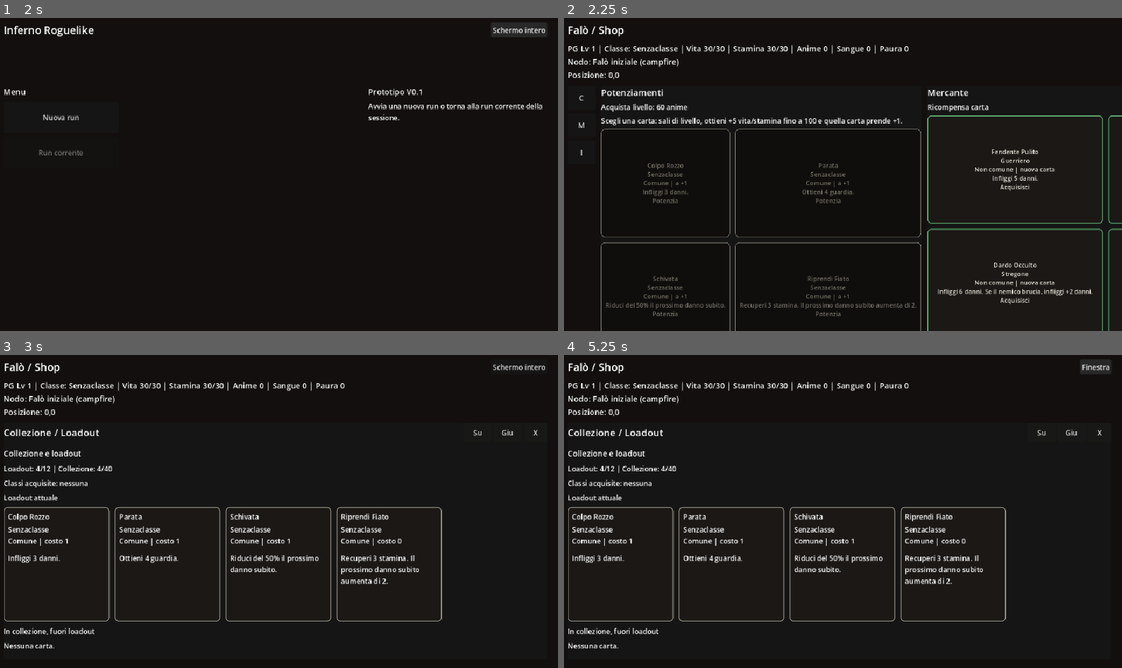
Above: before the commit, frames 1-4 (two rows, left to right).
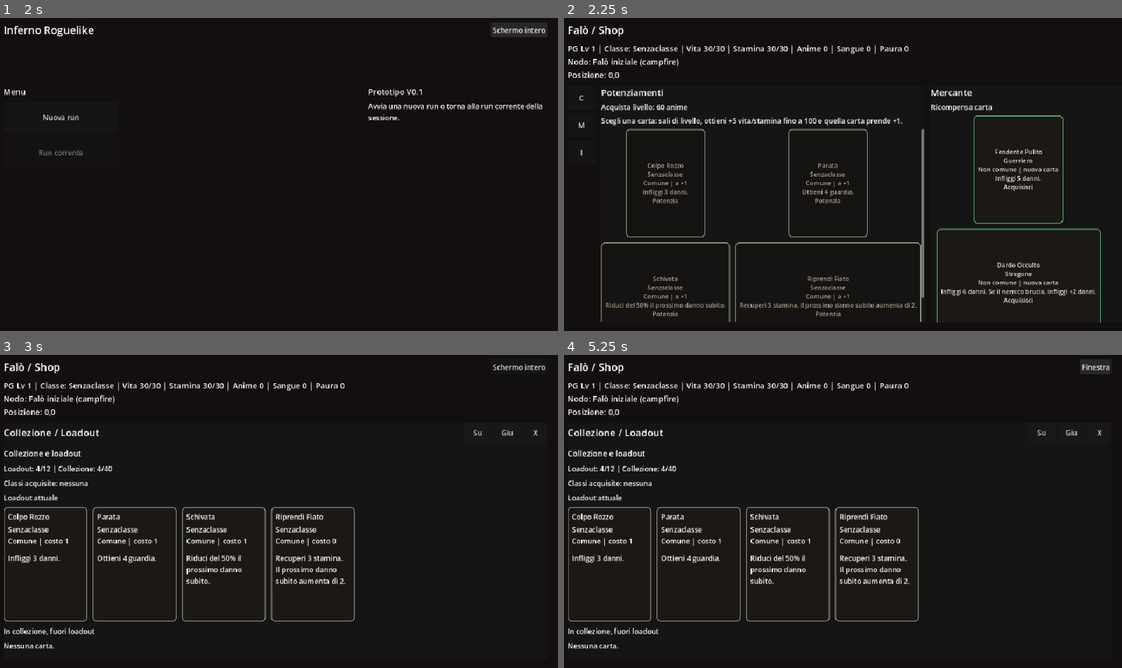
Above: after the commit, the same moments.

Repository: Chivas1504/Gioco
Game: Godot game, scene res://scenes/main.tscn
The game is run twice, just before and just after one commit, with the same random seed, the same clock (stepped at 60 frames per second) and the same inputs.
Inputs:
- Up to frame 1 (2 s): click "Schermo intero" at 0.5 s; click "Finestra" at 1.25 s
- Up to frame 2 (2.25 s): click "Nuova run" at 2 s
- Up to frame 3 (3 s): click "C" at 2.75 s
- Up to frame 4 (5.25 s): click "Su" at 3.5 s; click "Giu" at 4.25 s; click "Schermo intero" at 5 s

Frame 1 is identical in both runs. In frame 2, 4.7% of the frame differs, in the area x 6-100%, y 22-100%; in frame 3, 4.1%; in frame 4, 4.1%.

Commit message:
Fix shop card sizing

Diff:
--- a/scripts/main.gd
+++ b/scripts/main.gd
@@ -367,6 +367,7 @@
 		var button = Button.new()
 		var cost = combat_state.get_card_cost_for_current_intent(card_id)
 		button.custom_minimum_size = Vector2(190, 260)
+		button.size_flags_horizontal = Control.SIZE_SHRINK_CENTER
 		button.text = _get_card_display_text(card_id, "costo %d" % cost, "Gioca")
 		button.tooltip_text = "Classe: %s" % GameDatabase.get_class_name(card.get("class_id", CardRules.CLASS_NEUTRAL))
 		button.disabled = not combat_state.can_play_card(card_id)
@@ -554,7 +555,7 @@
 	var card = GameDatabase.get_card(card_id)
 	var panel = PanelContainer.new()
 	panel.custom_minimum_size = Vector2(190, 260)
-	panel.size_flags_horizontal = Control.SIZE_EXPAND_FILL
+	panel.size_flags_horizontal = Control.SIZE_SHRINK_CENTER
 	parent.add_child(panel)
 
 	var rarity = String(card.get("rarity", "")) if not card.is_empty() else ""
@@ -659,14 +660,15 @@
 
 func _apply_card_button_style(button: Button, card: Dictionary) -> void:
 	var rarity = String(card.get("rarity", "")) if not card.is_empty() else ""
+	button.size_flags_horizontal = Control.SIZE_SHRINK_CENTER
 	button.add_theme_stylebox_override("normal", _make_card_button_style(rarity, 0.105, 2))
 	button.add_theme_stylebox_override("hover", _make_card_button_style(rarity, 0.145, 3))
 	button.add_theme_stylebox_override("pressed", _make_card_button_style(rarity, 0.075, 3))
-	button.add_theme_stylebox_override("disabled", _make_card_button_style(rarity, 0.06, 1))
+	button.add_theme_stylebox_override("disabled", _make_card_button_style(rarity, 0.085, 2))
 	button.add_theme_color_override("font_color", Color(0.92, 0.90, 0.86))
 	button.add_theme_color_override("font_hover_color", Color(1.0, 0.96, 0.86))
 	button.add_theme_color_override("font_pressed_color", Color(0.86, 0.80, 0.70))
-	button.add_theme_color_override("font_disabled_color", Color(0.46, 0.44, 0.40))
+	button.add_theme_color_override("font_disabled_color", Color(0.68, 0.65, 0.58))
 	button.add_theme_font_size_override("font_size", 14)
 
 
@@ -769,17 +771,24 @@
 	level_hint.text = "Scegli una carta: sali di livello, ottieni +5 vita/stamina fino a 100 e quella carta prende +1."
 	content.add_child(level_hint)
 
+	var level_scroll = ScrollContainer.new()
+	level_scroll.size_flags_horizontal = Control.SIZE_EXPAND_FILL
+	level_scroll.size_flags_vertical = Control.SIZE_EXPAND_FILL
+	level_scroll.horizontal_scroll_mode = 0
+	content.add_child(level_scroll)
+
 	var level_grid = GridContainer.new()
 	level_grid.columns = 2
 	level_grid.size_flags_horizontal = Control.SIZE_EXPAND_FILL
 	level_grid.add_theme_constant_override("h_separation", 12)
 	level_grid.add_theme_constant_override("v_separation", 12)
-	content.add_child(level_grid)
+	level_scroll.add_child(level_grid)
 
 	for card_id in run_state.collection:
 		var card = GameDatabase.get_card(card_id)
 		var level_button = Button.new()
 		level_button.custom_minimum_size = Vector2(180, 245)
+		level_button.size_flags_horizontal = Control.SIZE_SHRINK_CENTER
 		level_button.text = _get_card_display_text(card_id, "a +%d" % (run_state.get_card_level(card_id) + 1), "Potenzia")
 		level_button.disabled = run_state.get_material("anime") < run_state.next_level_cost()
 		_apply_card_button_style(level_button, card)
@@ -815,12 +824,18 @@
 	reward_title.add_theme_font_size_override("font_size", 16)
 	content.add_child(reward_title)
 
+	var reward_scroll = ScrollContainer.new()
+	reward_scroll.size_flags_horizontal = Control.SIZE_EXPAND_FILL
+	reward_scroll.size_flags_vertical = Control.SIZE_EXPAND_FILL
+	reward_scroll.horizontal_scroll_mode = 0
+	content.add_child(reward_scroll)
+
 	var reward_grid = GridContainer.new()
 	reward_grid.columns = 2
 	reward_grid.size_flags_horizontal = Control.SIZE_EXPAND_FILL
 	reward_grid.add_theme_constant_override("h_separation", 12)
 	reward_grid.add_theme_constant_override("v_separation", 12)
-	content.add_child(reward_grid)
+	reward_scroll.add_child(reward_grid)
 
 	for card_id in REWARD_POOL:
 		if run_state.collection.has(card_id):
@@ -828,6 +843,7 @@
 		var card = GameDatabase.get_card(card_id)
 		var reward_button = Button.new()
 		reward_button.custom_minimum_size = Vector2(180, 245)
+		reward_button.size_flags_horizontal = Control.SIZE_SHRINK_CENTER
 		reward_button.text = _get_card_display_text(card_id, "nuova carta", "Acquisisci")
 		_apply_card_button_style(reward_button, card)
 		reward_button.pressed.connect(_on_reward_card_pressed.bind(card_id))
